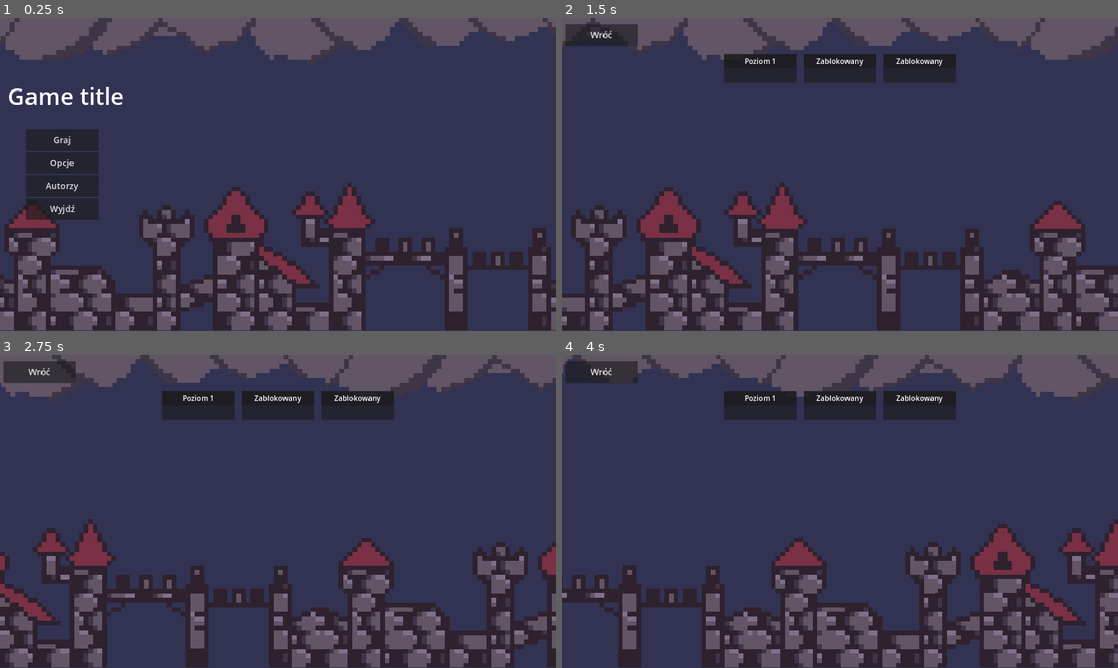
Above: before the commit, frames 1-4 (two rows, left to right).
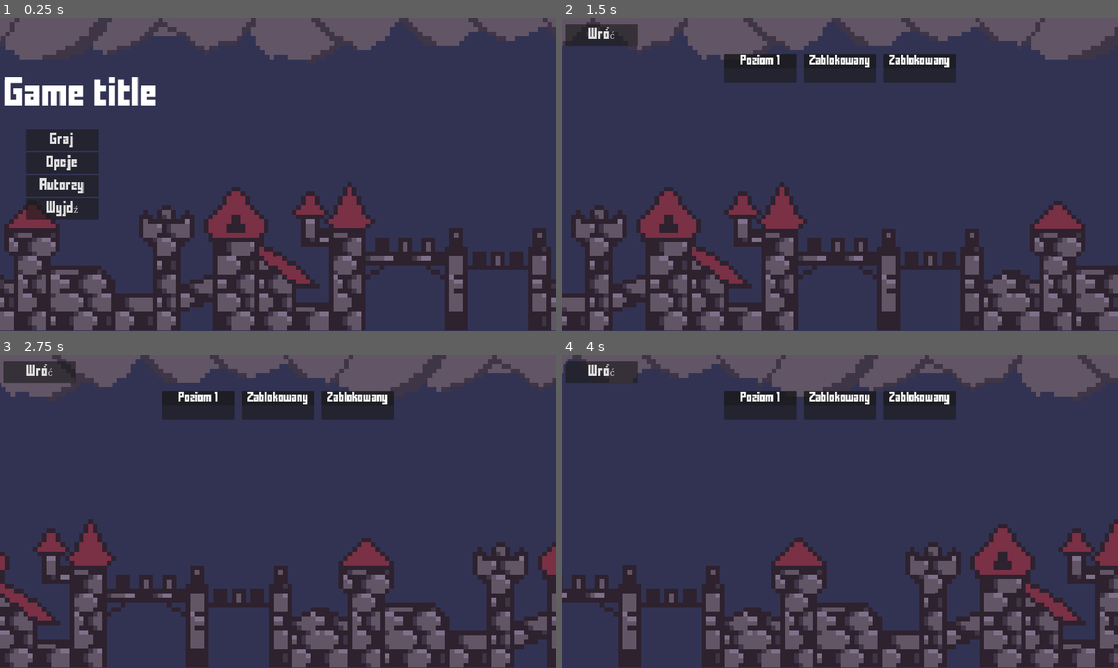
Above: after the commit, the same moments.

Repository: lolo111channel/GodocikJam
Game: Godot game, scene res://Levels/main_menu.tscn
Same seed, same stepped clock (60 frames per second), same inputs: the game is played once before the commit and once after it. The engine's default icon, where the game draws it, is replaced by a stand-in: a white triangle on a blue panel in a dark square.
Inputs (mouse positions are in pixels of both pictures, inside the frame that each line leads up to):
- Up to frame 1 (0.25 s): no input
- Up to frame 2 (1.5 s): click "Graj" at 0.5 s; move the mouse to (962, 158) at 1.27 s; click (962, 158) at 1.35 s
- Up to frame 3 (2.75 s): move the mouse to (166, 527) at 2.02 s; hold Down (ui_down) from 2.03 s (still down); click (166, 527) at 2.1 s
- Up to frame 4 (4 s): move the mouse to (895, 442) at 2.77 s; release Down (ui_down) at 2.78 s; click (895, 442) at 2.85 s; move the mouse to (812, 574) at 3.52 s; click (812, 574) at 3.6 s

The runs differ from the first frame. In frame 1, 2.1% of the frame differs, in the area x 0-28%, y 18-64%; in frame 2, 0.7%; in frame 3, 0.7%; in frame 4, 0.7%.

Commit message:
a

Diff:
--- a/Levels/level_3.tscn
+++ b/Levels/level_3.tscn
@@ -148,7 +148,6 @@
 
 [node name="CollisionShape2D" type="CollisionShape2D" parent="BounceWall2"]
 position = Vector2(47.1002, 127.676)
-scale = Vector2(1, 1)
 shape = SubResource("RectangleShape2D_gyssb")
 
 [node name="BounceWall3" type="StaticBody2D" parent="." groups=["BounceWall"]]
@@ -162,7 +161,6 @@
 
 [node name="CollisionShape2D" type="CollisionShape2D" parent="BounceWall3"]
 position = Vector2(47.6251, 376.662)
-scale = Vector2(1, 1)
 shape = SubResource("RectangleShape2D_mm7js")
 
 [node name="BounceWall4" type="StaticBody2D" parent="." groups=["BounceWall"]]
@@ -186,7 +184,6 @@
 
 [node name="CollisionShape2D" type="CollisionShape2D" parent="BounceWall4"]
 position = Vector2(47.6251, 252.662)
-scale = Vector2(1, 1)
 shape = SubResource("RectangleShape2D_u4av3")
 
 [node name="Enemy" parent="." instance=ExtResource("8_f72k2")]
--- a/Levels/main_menu.tscn
+++ b/Levels/main_menu.tscn
@@ -9,6 +9,21 @@
 
 [sub_resource type="StyleBoxFlat" id="StyleBoxFlat_yujl3"]
 bg_color = Color(0.196078, 0.2, 0.32549, 1)
+
+[sub_resource type="Animation" id="Animation_5i2c2"]
+length = 0.001
+tracks/0/type = "value"
+tracks/0/imported = false
+tracks/0/enabled = true
+tracks/0/path = NodePath("MainMenuCamera:position")
+tracks/0/interp = 1
+tracks/0/loop_wrap = true
+tracks/0/keys = {
+"times": PackedFloat32Array(0),
+"transitions": PackedFloat32Array(1),
+"update": 0,
+"values": [Vector2(960, 540)]
+}
 
 [sub_resource type="Animation" id="Animation_lerij"]
 resource_name = "new_animation"
@@ -27,21 +42,6 @@
 "values": [Vector2(-1195, 541), Vector2(3100, 541), Vector2(-1195, 541)]
 }
 
-[sub_resource type="Animation" id="Animation_5i2c2"]
-length = 0.001
-tracks/0/type = "value"
-tracks/0/imported = false
-tracks/0/enabled = true
-tracks/0/path = NodePath("MainMenuCamera:position")
-tracks/0/interp = 1
-tracks/0/loop_wrap = true
-tracks/0/keys = {
-"times": PackedFloat32Array(0),
-"transitions": PackedFloat32Array(1),
-"update": 0,
-"values": [Vector2(960, 540)]
-}
-
 [sub_resource type="AnimationLibrary" id="AnimationLibrary_c8iup"]
 _data = {
 "RESET": SubResource("Animation_5i2c2"),
--- a/project.godot
+++ b/project.godot
@@ -27,6 +27,10 @@
 window/size/window_height_override=720
 window/stretch/mode="canvas_items"
 
+[gui]
+
+theme/custom_font="res://Graphics/FFFFORWA.TTF"
+
 [input]
 
 shoot={
Binary file added: Graphics/FFFFORWA.TTF
Not shown, added: Graphics/FFFFORWA.TTF.import
